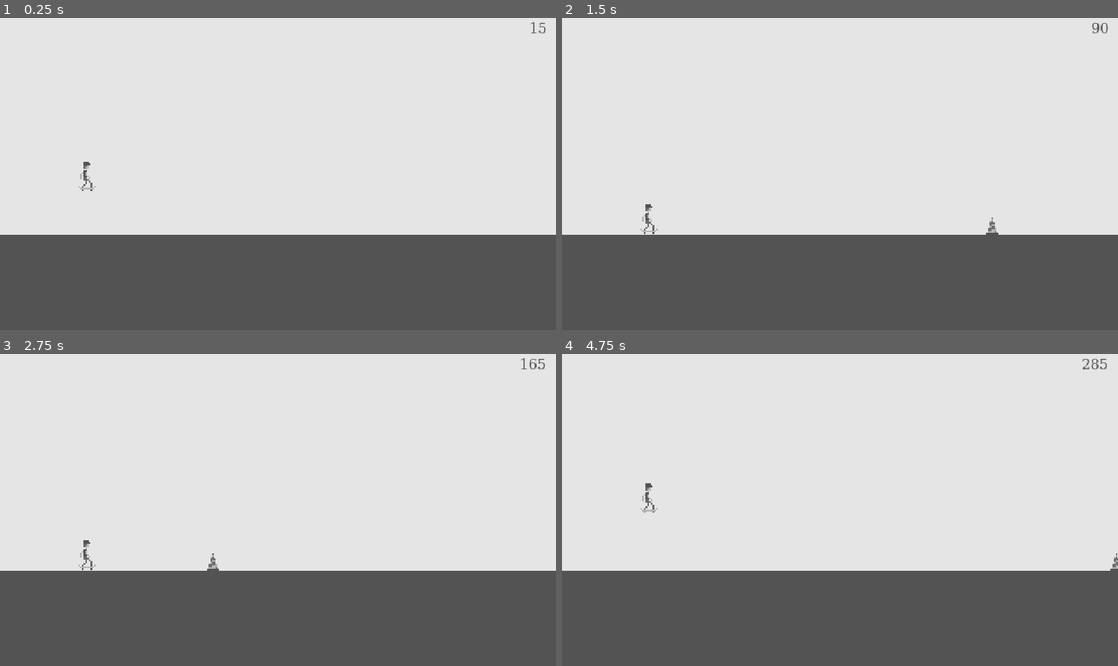
Above: before the commit, frames 1-4 (two rows, left to right).
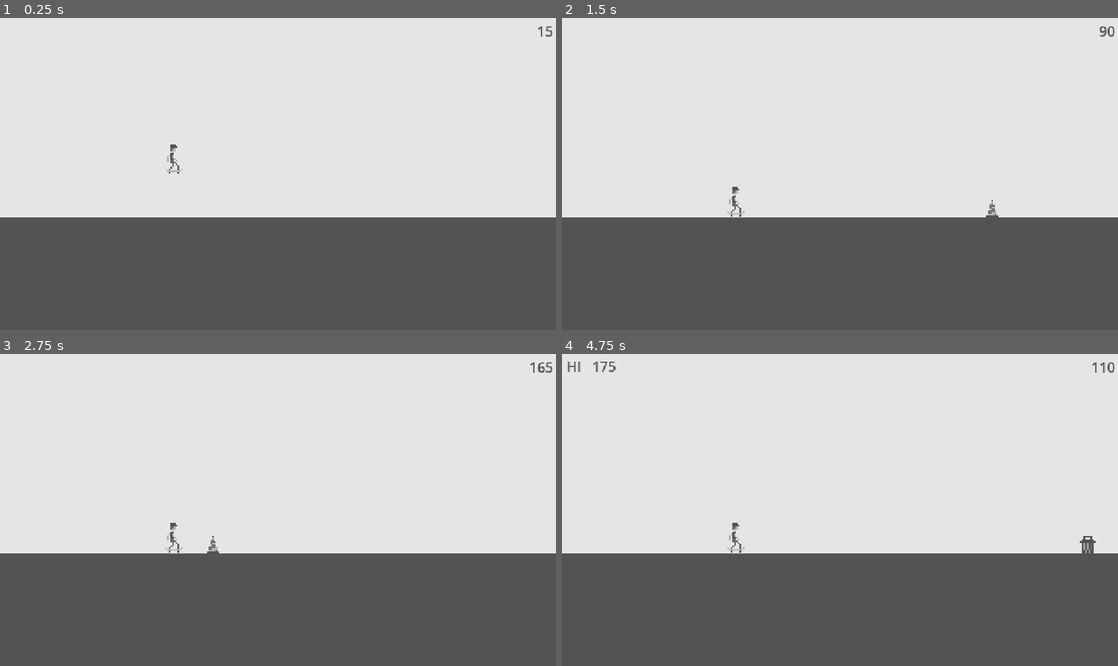
Above: after the commit, the same moments.

Repository: zvoverman/skating-game
Game: Godot game, scene res://scenes/world.tscn
The game is run twice, just before and just after one commit, with the same random seed, the same clock (stepped at 60 frames per second) and the same inputs.
Inputs:
- Up to frame 1 (0.25 s): no input
- Up to frame 2 (1.5 s): tap Enter (ui_accept) at 0.5, 0.77 s
- Up to frame 3 (2.75 s): tap Enter (ui_accept) at 1.52 s
- Up to frame 4 (4.75 s): tap Enter (ui_accept) at 3.02, 3.77, 4.52 s

The runs differ from the first frame. In frame 1, 5.8% of the frame differs, in the area x 0-100%, y 1-70%; in frame 2, 5.8%; in frame 3, 5.8%; in frame 4, 6.1%.

Commit message:
new world scene

Diff:
--- a/scenes/world.tscn
+++ b/scenes/world.tscn
@@ -1,45 +1,31 @@
-[gd_scene load_steps=4 format=3 uid="uid://cep6yq1stowt5"]
+[gd_scene load_steps=3 format=3 uid="uid://1y6mjtlgxsvj"]
 
 [ext_resource type="Script" path="res://scripts/world.gd" id="1_n02te"]
 [ext_resource type="PackedScene" uid="uid://cpos732lfps07" path="res://scenes/player.tscn" id="2_ctbnd"]
-
-[sub_resource type="FontFile" id="FontFile_wi4fi"]
-subpixel_positioning = 0
-msdf_pixel_range = 14
-msdf_size = 128
-cache/0/16/0/ascent = 0.0
-cache/0/16/0/descent = 0.0
-cache/0/16/0/underline_position = 0.0
-cache/0/16/0/underline_thickness = 0.0
-cache/0/16/0/scale = 1.0
-cache/0/16/0/kerning_overrides/16/0 = Vector2(0, 0)
 
 [node name="World" type="Node2D"]
 script = ExtResource("1_n02te")
 
 [node name="Camera2D" type="Camera2D" parent="."]
-position = Vector2(320, -70)
+position = Vector2(320, -50)
 
 [node name="Score" type="Label" parent="Camera2D"]
-offset_left = 240.0
-offset_top = -175.0
-offset_right = 309.0
+offset_left = 214.0
+offset_top = -176.0
+offset_right = 317.0
 offset_bottom = -152.0
 theme_override_colors/font_color = Color(0.32549, 0.32549, 0.32549, 1)
-theme_override_fonts/font = SubResource("FontFile_wi4fi")
 horizontal_alignment = 2
 
 [node name="HighScore" type="Label" parent="Camera2D"]
-visible = false
-offset_left = 141.0
+offset_left = -315.0
 offset_top = -177.0
-offset_right = 204.0
-offset_bottom = -154.0
+offset_right = -208.0
+offset_bottom = -152.0
 theme_override_colors/font_color = Color(0.32549, 0.32549, 0.32549, 1)
-text = "HI"
+
+[node name="Chunks" type="Node" parent="."]
 
 [node name="Player" parent="." node_paths=PackedStringArray("World") instance=ExtResource("2_ctbnd")]
-position = Vector2(100, -100)
+position = Vector2(200, -100)
 World = NodePath("..")
-
-[node name="Chunks" type="Node" parent="."]
